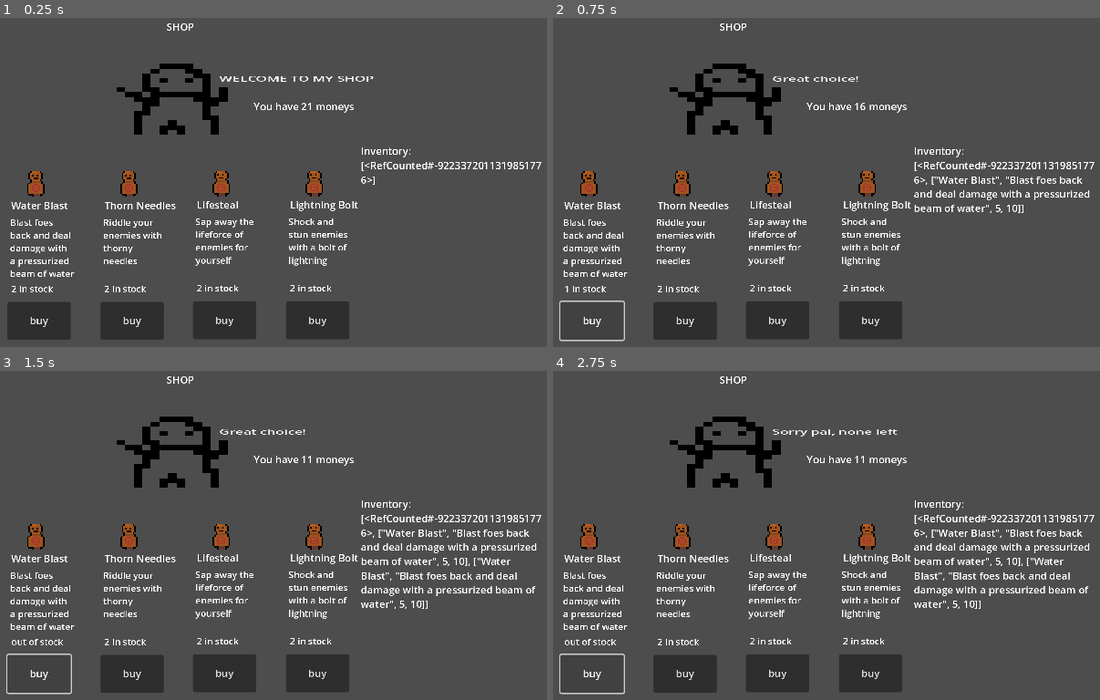
Above: before the commit, frames 1-4 (two rows, left to right).
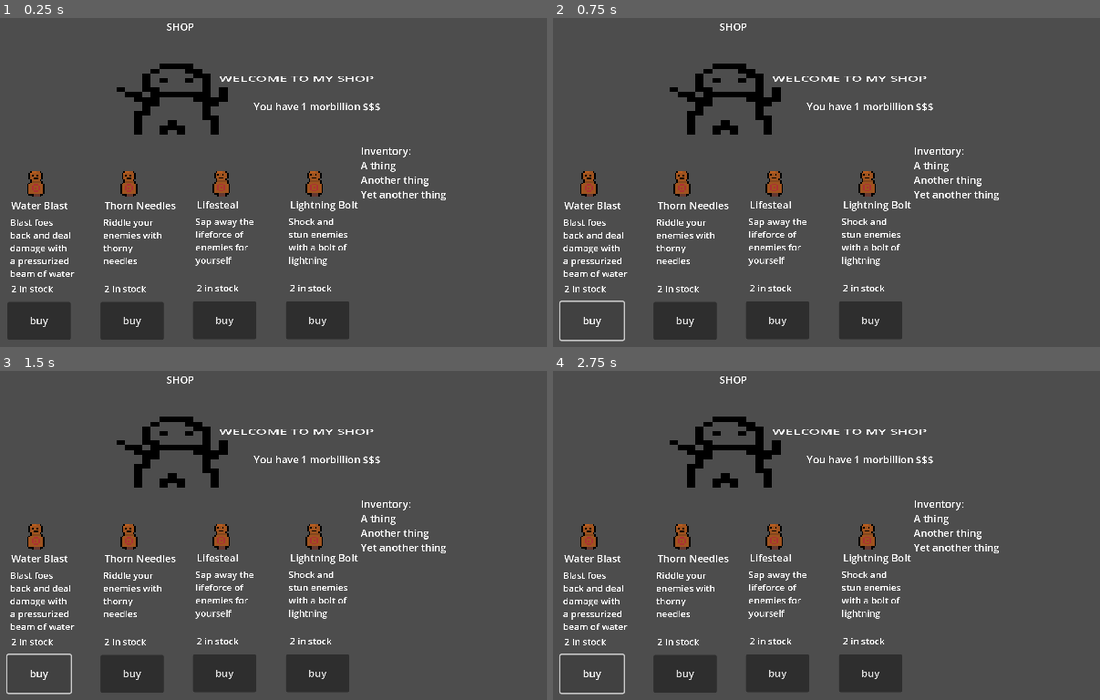
Above: after the commit, the same moments.

Repository: CoderXam/UntitledGameJame104
Game: Godot game, scene res://Scenes/shop/shop_scene.tscn
The game is run twice, just before and just after one commit, with the same random seed, the same clock (stepped at 60 frames per second) and the same inputs.
Inputs:
- Up to frame 1 (0.25 s): no input
- Up to frame 2 (0.75 s): click "buy" at 0.5 s
- Up to frame 3 (1.5 s): click "buy" at 1.25 s
- Up to frame 4 (2.75 s): click "buy" at 2 s

The runs differ from the first frame. In frame 1, 0.8% of the frame differs, in the area x 55-99%, y 25-56%; in frame 2, 1.6%; in frame 3, 2.4%; in frame 4, 2.5%, in the area x 2-99%, y 17-84%.
Error after the commit: Parse Error: Too few arguments for "new()" call. Expected at least 4 but received 0. (res://player_data.gd:9)

Commit message:
constructor

Diff:
--- a/Scenes/Rune.gd
+++ b/Scenes/Rune.gd
@@ -1,9 +1,15 @@
-class_name Rune
+class_name Rune extends Node
 
-var name: String
-var description: String
-var price: int
-var shop_chance: int
+var item_name := "name"
+var description := "description"
+var price := 1
+var shop_chance := 10
+
+func _init(rune_name:String, rune_description:String, rune_price:int, rune_shop_chance:int):
+	item_name = rune_name
+	description = rune_description
+	price = rune_price
+	shop_chance = rune_shop_chance
 
 func use():
-	print("used "+ name)
+	print("used "+item_name)
--- a/Scenes/shop/shop_scene.gd
+++ b/Scenes/shop/shop_scene.gd
@@ -2,6 +2,7 @@
 
 # positions in array:
 # 0 = name, 1 = description, 2 = price, 3 = probability of showing up in shop
+
 var shop_inv = {"Fire": ["Fireball","Launch a scorching fireball attack", 5, 10],
  				"Magma" : ["Magma","Turn the ground to molten rock", 5, 10],
 			 	"Water" : ["Water Blast","Blast foes back and deal damage with a pressurized beam of water", 5, 10],
